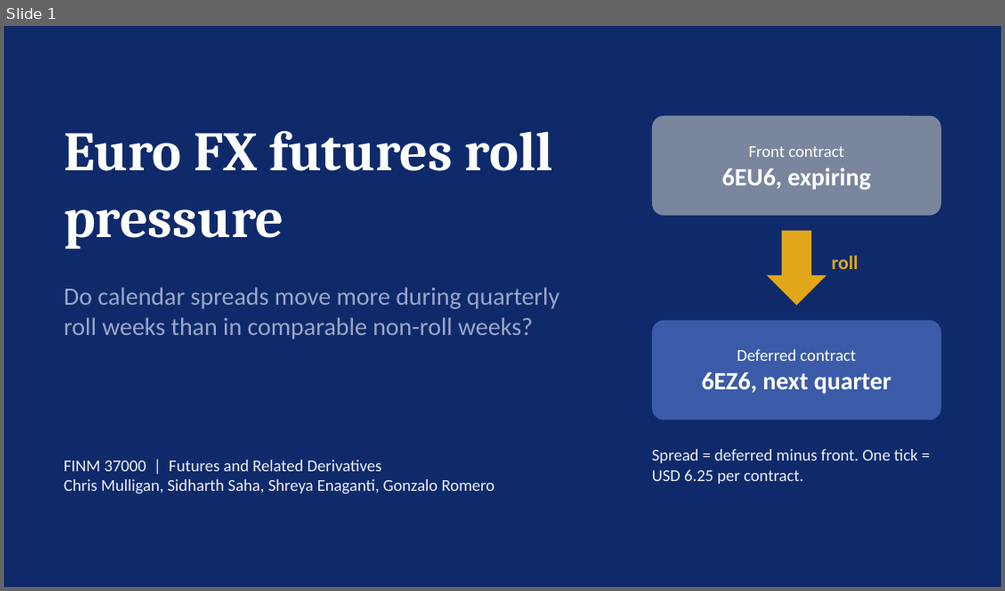
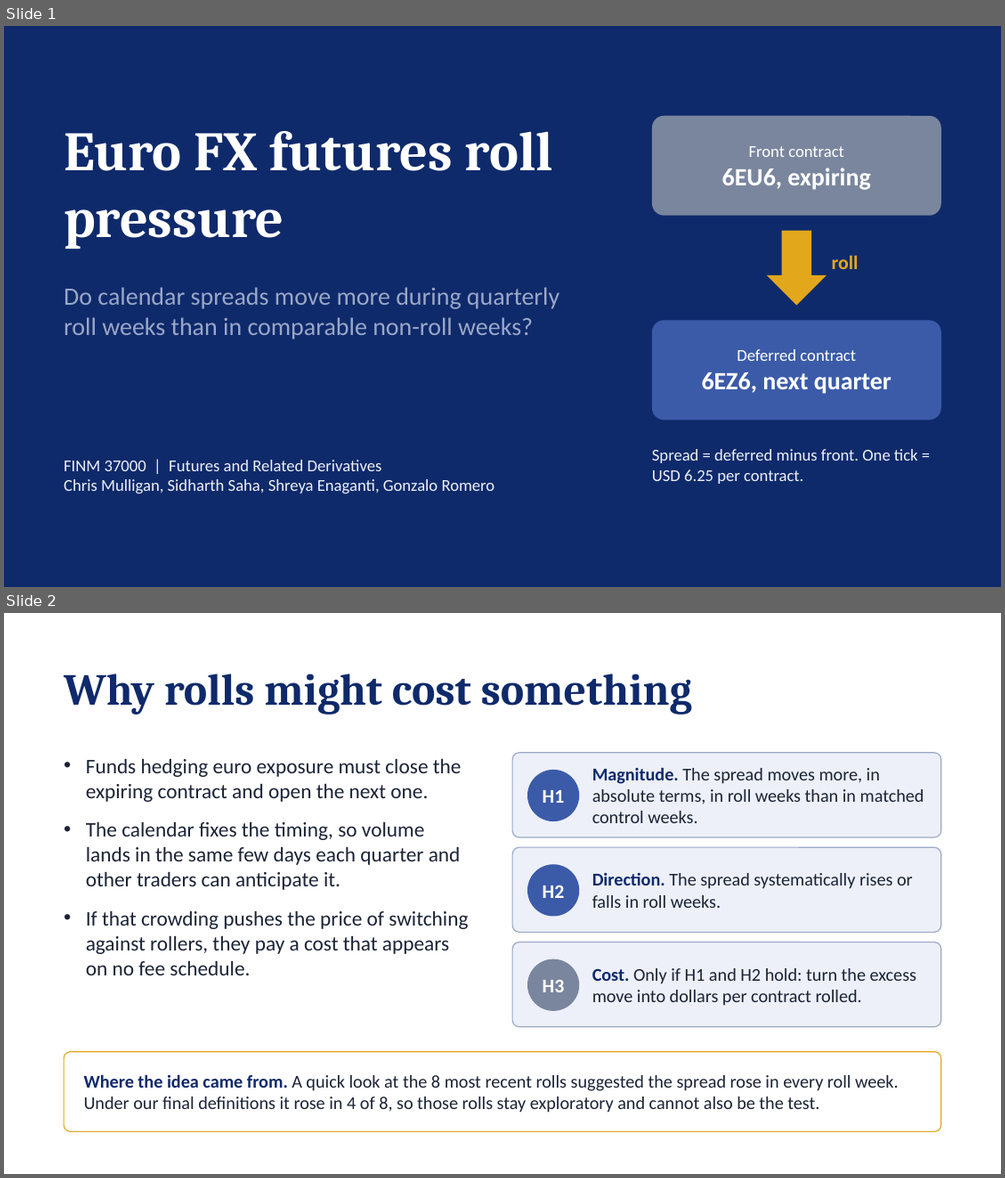
Before and after one commit to chris-mulligan-50/futures-project, a slide deck: docs/project_slides.pptx. Shown one above the other, each under a label of ours: slide 1 before the commit, slides 1 and 2 after it. The pictures are 1005x591 and 1005x1178 pixels, drawn with LibreOffice and Linux fonts; fonts in the diff are those of the drawing. Boxes give left, top, right and bottom in pixels: in the first picture for what was removed or moved away, otherwise in the second. Text is boxed around its words. In the diff, an @@ line names an element or a change of style, - is before the commit and + after.

```diff
--- a/docs/project_slides.pptx
+++ b/docs/project_slides.pptx
@@ slide 2 added at (4, 613, 1001, 1174), background #FFFFFF @@
@@ text added at (64, 674, 692, 714), 32 pt, text #0F2A6B, bold @@
+Why rolls might cost something
@@ text added at (86, 758, 468, 975), 15 pt, text #1B2336 @@
+• Funds hedging euro exposure must close the expiring contract and open the next one.
+• The calendar fixes the timing, so volume lands in the same few days each quarter and other traders can anticipate it.
+• If that crowding pushes the price of switching against rollers, they pay a cost that appears on no fee schedule.
@@ rounded rectangle added at (512, 753, 941, 837), fill #EDF0F8, outline #9AA7C7 0.75 pt @@
@@ ellipse added at (527, 770, 579, 821), fill #3B5BA9 @@
@@ text added at (592, 767, 924, 823), 13 pt, text #1B2336 @@
+Magnitude. The spread moves more, in absolute terms, in roll weeks than in matched control weeks.
@@ text added at (542, 790, 565, 803), 14 pt, text #FFFFFF, bold @@
+H1
@@ rounded rectangle added at (512, 847, 941, 932), fill #EDF0F8, outline #9AA7C7 0.75 pt @@
@@ ellipse added at (527, 864, 579, 916), fill #3B5BA9 @@
@@ text added at (592, 873, 913, 908), 13 pt, text #1B2336 @@
+Direction. The spread systematically rises or falls in roll weeks.
@@ text added at (542, 884, 565, 898), 14 pt, text #FFFFFF, bold @@
+H2
@@ rounded rectangle added at (512, 942, 941, 1027), fill #EDF0F8, outline #9AA7C7 0.75 pt @@
@@ ellipse added at (527, 959, 579, 1011), fill #7A869E @@
@@ text added at (542, 980, 565, 992), 14 pt, text #FFFFFF, bold @@
+H3
@@ text added at (592, 968, 916, 1005), 13 pt, text #1B2336 @@
+Cost. Only if H1 and H2 hold: turn the excess move into dollars per contract rolled.
@@ rounded rectangle added at (64, 1052, 941, 1131), fill #FFFFFF, outline #E3A71B 0.75 pt @@
@@ text added at (84, 1074, 898, 1112), 13 pt, text #1B2336 @@
+Where the idea came from. A quick look at the 8 most recent rolls suggested the spread rose in every roll week. Under our final definitions it rose in 4 of 8, so those rolls stay exploratory and cannot also be the test.
```
Also in this commit, not shown: 4 slides changed, 2 other slides added.
